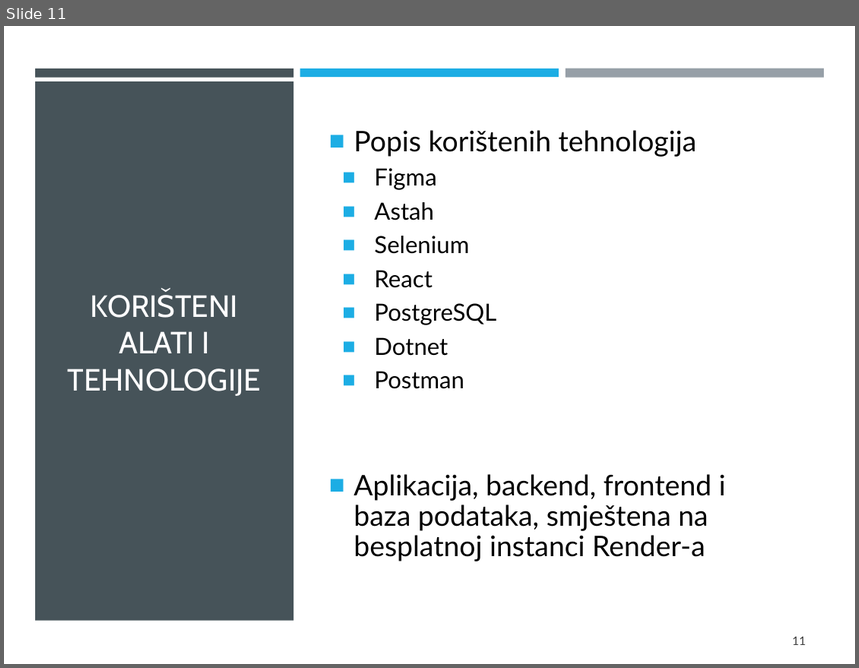
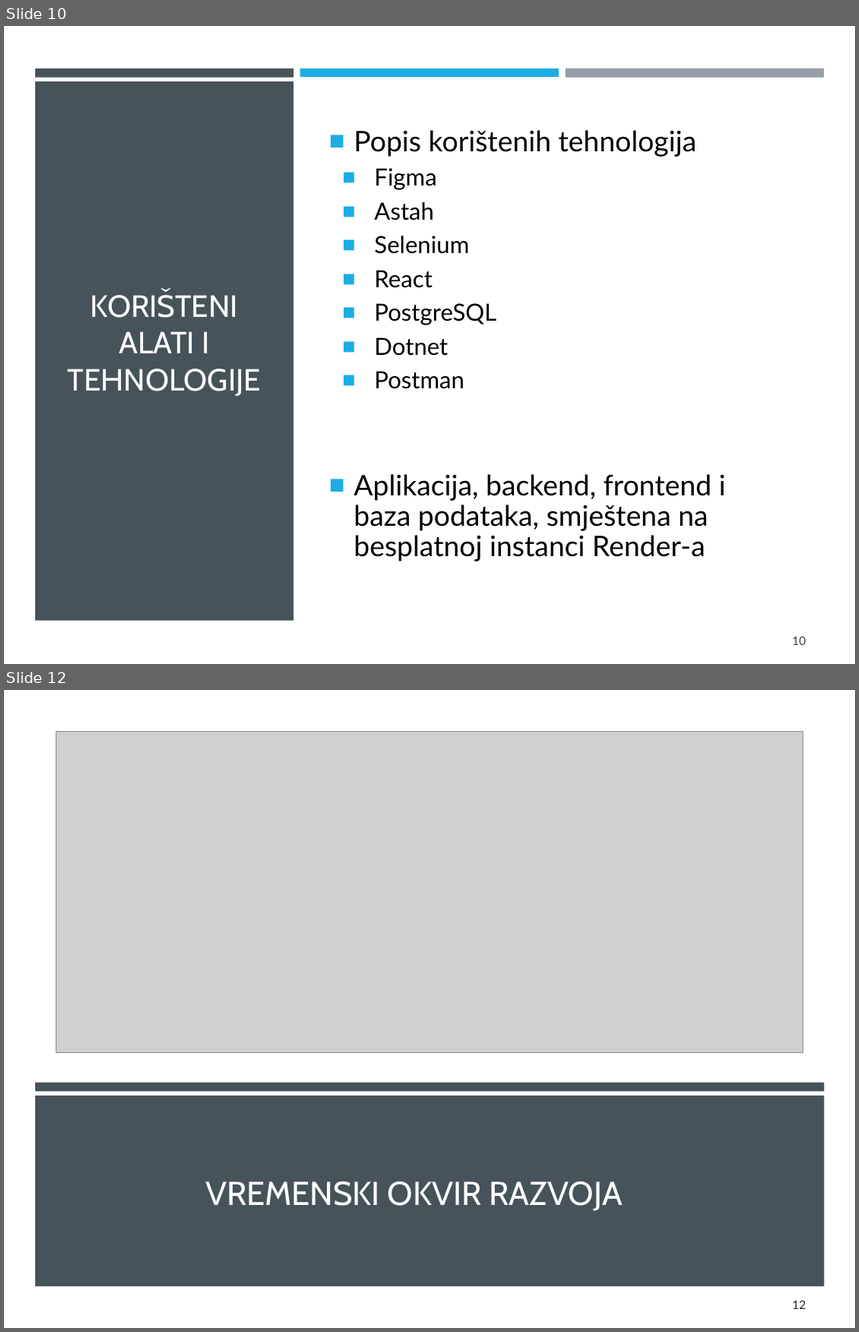
Before and after one commit to GolubIvan/Programsko-inzenjerstvo, a slide deck: PROINZ_TG11_4_eZgrada.pptx. Shown one above the other, each under a label of ours: slide 11 before the commit, slides 10 and 12 after it; the slides between them are not shown. The pictures are 859x668 and 859x1332 pixels, drawn with LibreOffice and Linux fonts; fonts in the diff are those of the drawing; grey boxes stand for pictures; background and template pictures are left out. Boxes give left, top, right and bottom in pixels: in the first picture for what was removed or moved away, otherwise in the second. Text is boxed around its words. In the diff, an @@ line names an element or a change of style, - is before the commit and + after.

```diff
--- a/PROINZ_TG11_4_eZgrada.pptx
+++ b/PROINZ_TG11_4_eZgrada.pptx
@@ slide 12 added at [4,690,855,1328], background #000000 @@
@@ rectangle added at [4,690,855,1328], fill #FFFFFF @@
@@ picture added at [56,732,804,1053] @@
@@ rectangle added at [35,1082,825,1091], fill #465359 @@
@@ rectangle added at [35,1096,825,1287], fill #465359 @@
@@ title added at [205,1182,623,1211], 28 pt, text #FFFFFF @@
+VREMENSKI OKVIR RAZVOJA
@@ page number added at [792,1300,806,1309], 10 pt, text #262626 @@
+12
@@ rectangle added at [4,1324,855,1328], fill gradient #000000 to #D2EFFA @@
@@ what was slide 11 is now slide 10 @@
@@ page number at [792,636,806,645]: text changed @@
-11
+10
```
Also in this commit, not shown: 3 slides changed, 2 other slides added, 4 slides removed.
